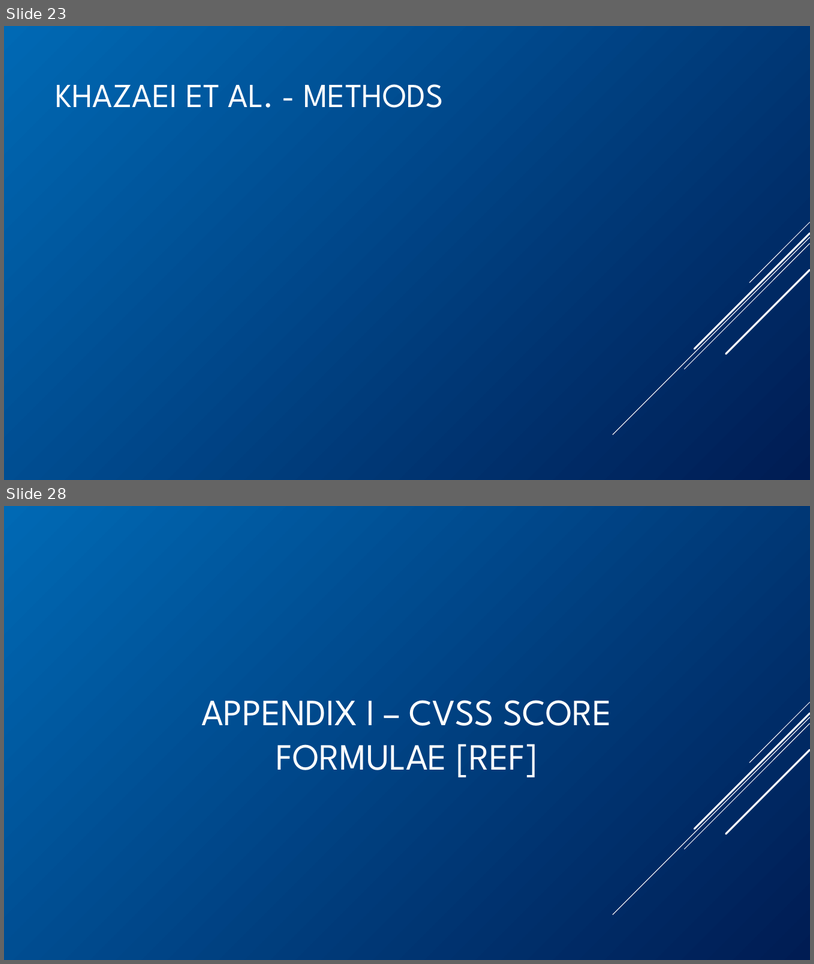
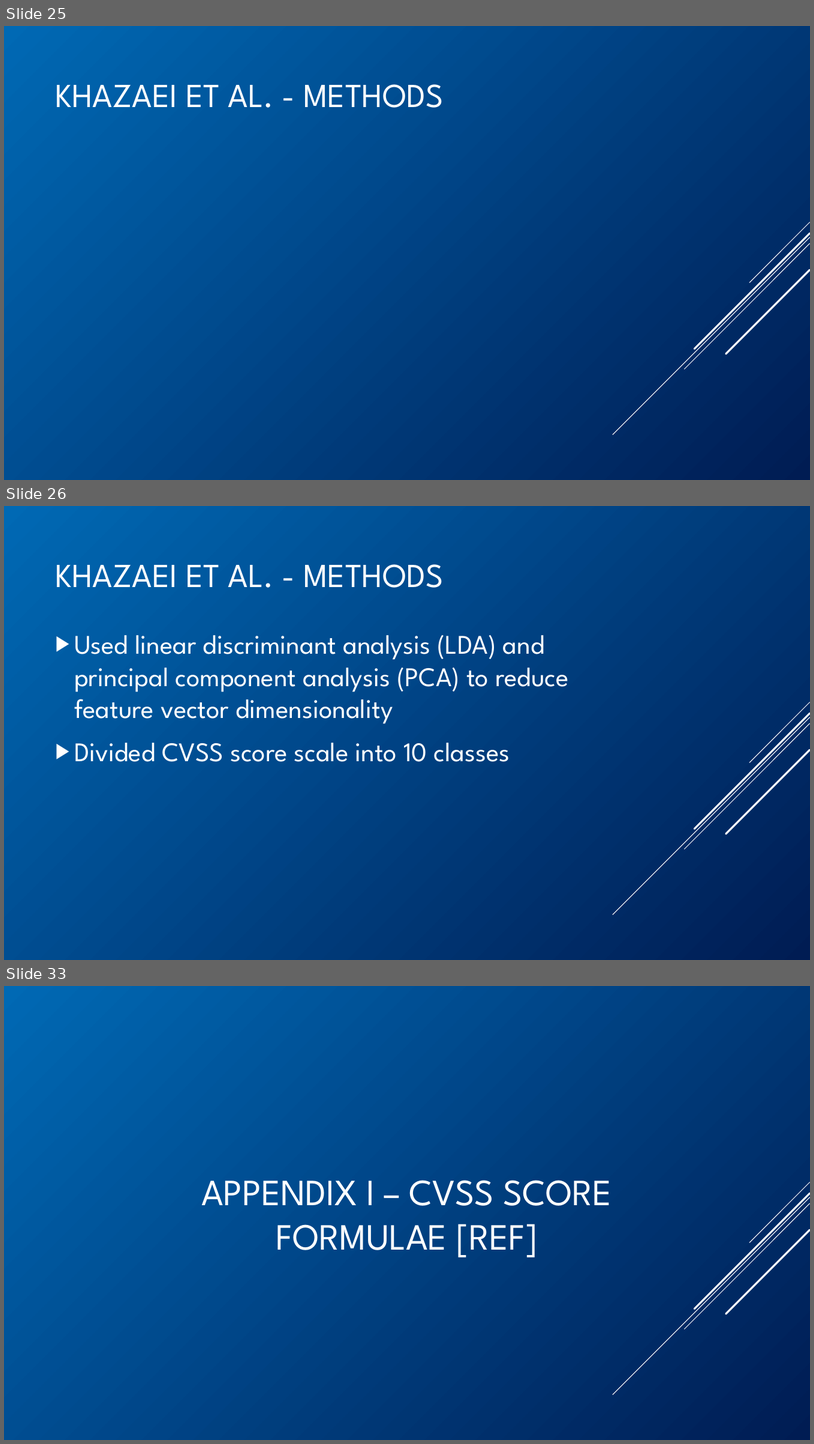
Before and after one commit to BenChurch/Winter2017, a slide deck: CISC848/BackgroundPentation/ChurchCISC848Background.pptx. Shown one above the other, each under a label of ours: slides 23 and 28 before the commit, slides 25, 26 and 33 after it; the slides between them are not shown. The pictures are 814x964 and 814x1444 pixels, drawn with LibreOffice and Linux fonts; fonts in the diff are those of the drawing; grey boxes stand for pictures. Boxes give left, top, right and bottom in pixels: in the first picture for what was removed or moved away, otherwise in the second. Text is boxed around its words. In the diff, an @@ line names an element or a change of style, - is before the commit and + after.

```diff
--- a/CISC848/BackgroundPentation/ChurchCISC848Background.pptx
+++ b/CISC848/BackgroundPentation/ChurchCISC848Background.pptx
@@ slide 26 added at <box>4,506,810,960</box>, background gradient #0069B4 to #001C53; not listed: 5 template elements that a slide beside it also shows @@
@@ title added at <box>56,564,443,588</box>, 40 pt, text #FFFFFF @@
+KHAZAEI ET AL. - METHODS
@@ text added at <box>74,635,569,762</box>, 32 pt, text #FFFFFF @@
+▶ Used linear discriminant analysis (LDA) and principal component analysis (PCA) to reduce feature vector dimensionality
+▶ Divided CVSS score scale into 10 classes
@@ what was slide 23 is now slide 25 @@
@@ what was slide 28 is now slide 33 @@
```
Also in this commit, not shown: 8 slides changed, 5 other slides added, 1 slide removed, 3 other files.
